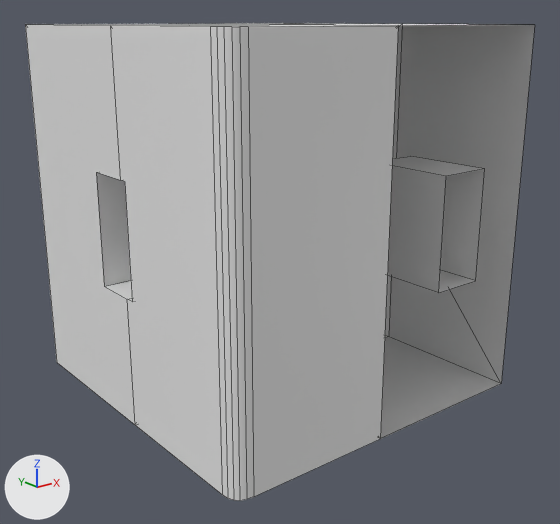
Two versions of the FBX model Assets/Prefabs/Model/Building/FBX/Building_03_L_B.fbx, one commit apart.
Rendered twice from a 50 mm lens placed at (-2.58, -3.31, 1.53), pointed at (0.03, -0.05, 0.22). Arrows for +X, +Y and +Z are at lower left; the lights stay in place. Mesh edges are drawn as thin lines. Where no turn or scale is listed for an object, it has been applied to the vertices.

Objects in the first picture: '1', '2', '3', '4'.
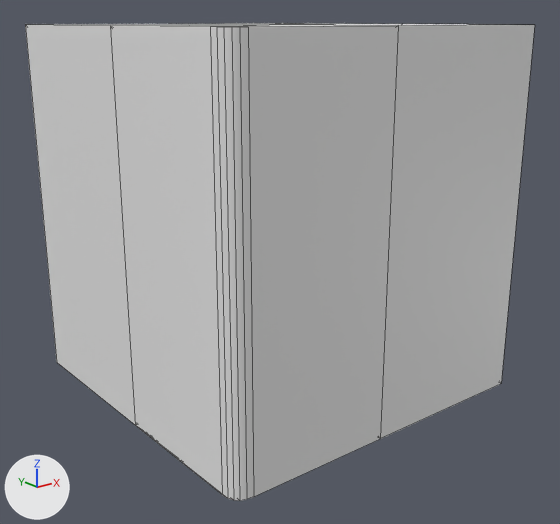
Edits to the bpy script that builds the scene:
```text
Change me_3:
    used by ob_3; location = (0.0, 0.0, 0.0)
    remove me_3.from_pydata(...)  # 28 vertices, 24 faces; spans x -0.9..0.0, y -0.9..0.0, z -0.5..1.5
    add me_3.from_pydata(...)  # 20 vertices, 24 faces; spans x -0.9..0.0, y -0.9..0.0, z -0.5..1.5
    me_3 part 1
    8 vertices are removed from x -0.9..-0.4, y -0.05..0.0, z 0.2..0.8
    15 faces are deleted
    15 new faces join them
Change me_1:
    where me_1.from_pydata(...)  # 19 vertices, 17 faces, 1 loose edge; spans x 0.0..1.0, y -0.9..0.0, z -0.5..1.5
    used by ob_1; location = (0.0, 0.0, 0.0)
    verts and faces of me_1; kept vertices keep their numbers, new ones are numbered from 19
    before: 0 (1.0, -0.9, 1.5) at pixel (534, 24), 1 (0.38, -0.9, 0.2) at pixel (438, 292), 2 (0.68, -0.9, 0.2) at pixel (475, 280), 3 (1.0, -0.9, -0.5) at pixel (501, 383), 4 (0.68, -0.9, 0.8) at pixel (484, 168)
    before: 5 (0.38, -0.9, 0.8) at pixel (446, 176), 6 (0.68, -0.4, 0.2), 7 (0.38, -0.4, 0.2), 8 (0.38, -0.4, 0.8), 9 (0.68, -0.4, 0.8) at pixel (410, 156)
    before: 10 (0.0, -0.9, 1.5) at pixel (398, 25), 11 (0.0, -0.9, -0.5) at pixel (380, 438)
    me_1 part 2
    add delete_vertices([1, 2, *range(4, 10)])  # with the faces that use them
    add faces += [(0, 10, 11, 3)]
Change me_4:
    used by ob_4; location = (0.0, 0.0, 0.0)
    remove me_4.from_pydata(...)  # 19 vertices, 20 faces; spans x -0.9..0.0, y 0.0..1.0, z -0.5..1.5
    add me_4.from_pydata(...)  # 11 vertices, 12 faces; spans x -0.9..0.0, y 0.0..1.0, z -0.5..1.5
    me_4 part 3
    8 vertices are removed from x -0.9..-0.4, y 0.0..0.25, z 0.2..0.8
    13 faces are deleted
    5 new faces join them
```

Boxes (x1, y1, x2, y2) around the edits, measured in the pictures (560 x 524 px; the box of a moved part takes in the faces that stretch with it):
part 1 of me_3, moved or reshaped: (110, 25, 374, 494) in both
part 2 of me_1, cut back: before (388, 156, 485, 293); after (380, 25, 535, 439)
part 3 of me_4, cut back: (93, 25, 135, 425) in both
